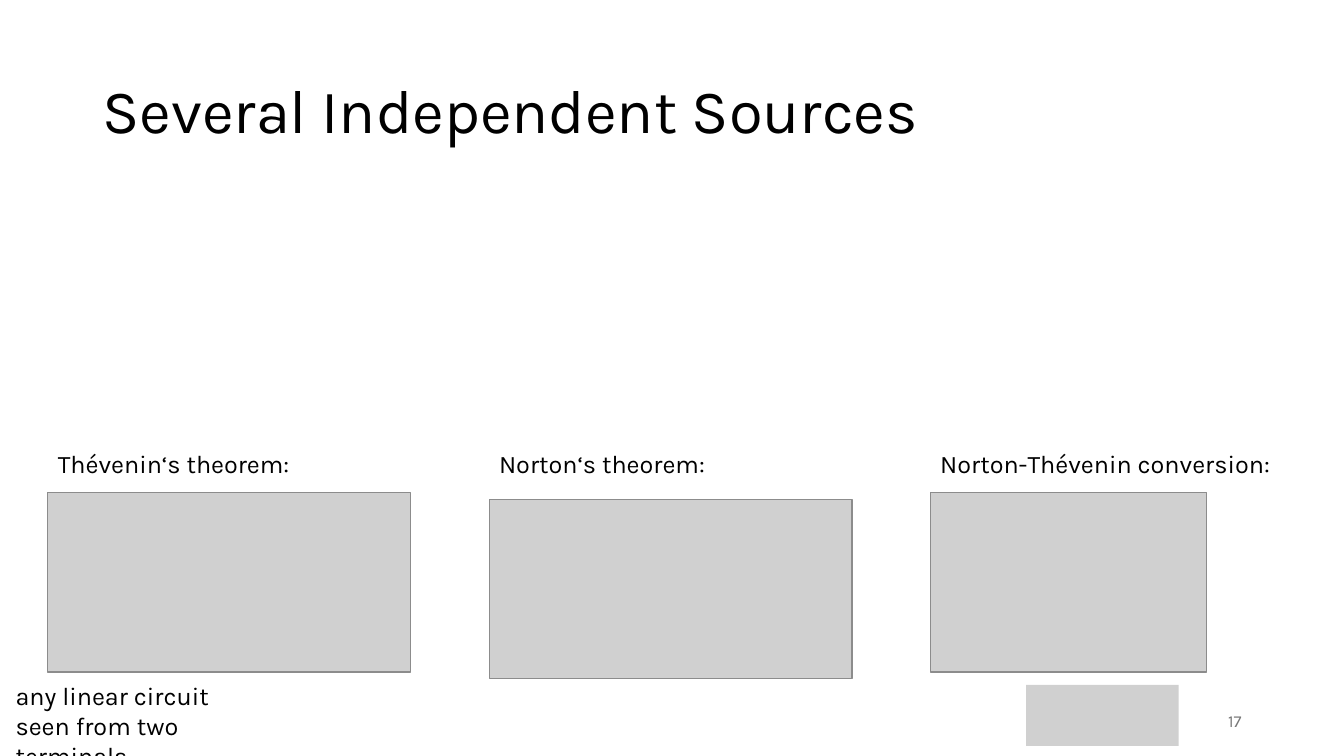
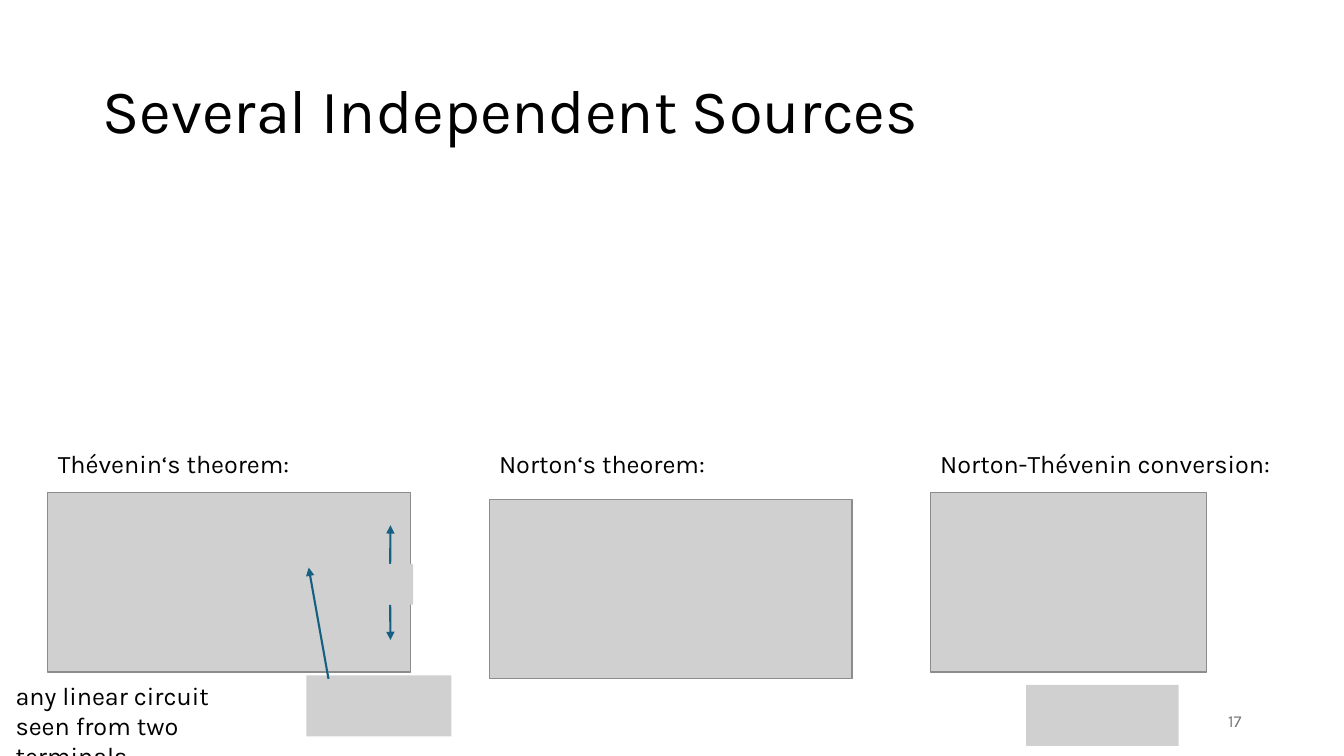
Before and after one commit to FelixWick/intro_electrical_eng, a slide deck: slide 17 of slides/2_DCcircuits.pptx. Drawn at 1344x756 pixels with LibreOffice and Linux fonts; fonts in the diff are those of the drawing; grey boxes stand for pictures. Boxes give left, top, right and bottom in pixels: in the first picture for what was removed or moved away, otherwise in the second. Text is boxed around its words. In the diff, an @@ line names an element or a change of style, - is before the commit and + after.

```diff
--- a/slides/2_DCcircuits.pptx
+++ b/slides/2_DCcircuits.pptx
@@ arrow added from (390, 565) to (390, 525), #156082 1.5 pt @@
@@ arrow added from (329, 679) to (309, 568), #156082 1.5 pt @@
@@ picture added at [367,565,413,605] @@
@@ arrow added from (390, 605) to (390, 640), #156082 1.5 pt @@
@@ picture added at [307,676,452,737] @@
```
Also in this commit, not shown: 4 other files.
